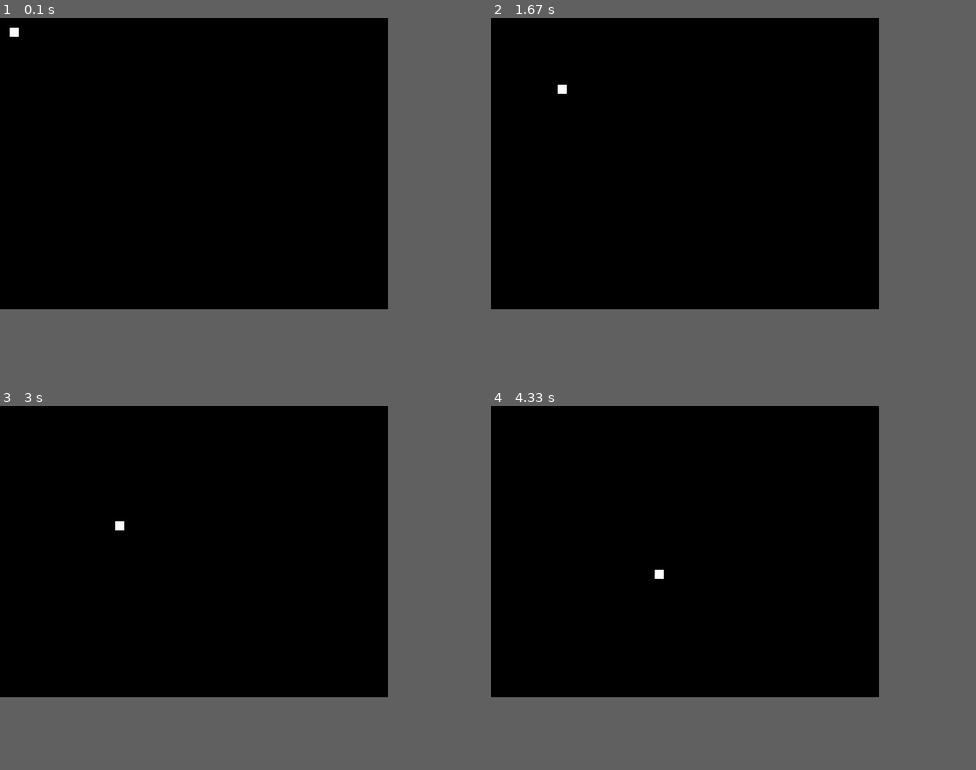
Above: before the commit, frames 1-4 (two rows, left to right).
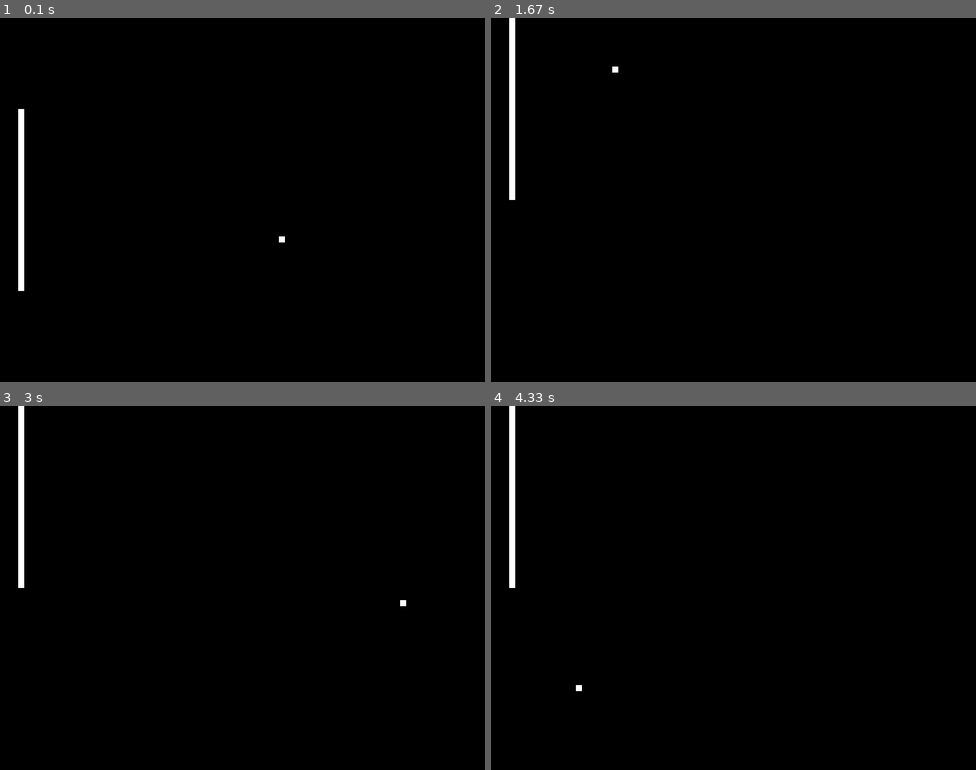
Above: after the commit, the same moments.

Repository: MrKonrados/PythonTraining
Game: pygame game, started from Pygame/Pong/pong.py
The game is run twice, just before and just after one commit, with the same random seed, the same clock (stepped at 60 frames per second) and the same inputs.
Inputs:
- Up to frame 1 (0.1 s): no input
- Up to frame 2 (1.67 s): hold W 0.33-0.8 s; hold S 0.83-1.13 s; hold W 1.17-1.53 s
- Up to frame 3 (3 s): no input
- Up to frame 4 (4.33 s): no input
In our replay, the window is 640x480 before the commit and 800x600 after it. These sizes can differ from the game's own. Grey fills any space a smaller window leaves; there, only what the larger window draws over its background counts as a difference.

The runs differ from the first frame. In frame 1, 0.7% of the frame differs, in the area x 2-59%, y 2-75%; in frame 2, 0.7%; in frame 3, 0.7%; in frame 4, 0.7%.

Commit message:
pong game

Diff:
--- /dev/null
+++ b/Programs/ls.py
@@ -0,0 +1,24 @@
+import os, os.path ,sys
+import time
+if len(sys.argv) == 1:
+    path = os.getcwd()
+else:
+    path = sys.argv[1]
+
+try:
+    listdirs = os.listdir(path)
+except FileNotFoundError:
+    print("Błąd! Plik lub katalog nie istnieje.")
+    exit()
+
+for filename in listdirs:
+    pathname = os.path.join(path, filename)
+    filestat = os.stat(pathname)
+    date = time.strftime("%d.%m.%Y   %H:%M", time.localtime(filestat.st_mtime))
+
+    if not os.path.isfile(pathname):
+        dir = "<DIR>"
+    else:
+        dir = "     "
+    # print(filestat.st_mtime)
+    print("{}  {}  {:20}\t{}".format(date, dir, filestat.st_size, filename))
--- a/Pygame/Pong/ball.py
+++ /dev/null
@@ -1,24 +0,0 @@
-import pygame
-
-
-class Ball(object):
-
-    def __init__(self, x, y, game):
-        self.game = game
-        self.x = x
-        self.y = y
-        self.speed_x = self.speed_y = self.game.BALL_SPEED
-
-    def move(self):
-        if self.x == self.game.B_WIDTH or self.x == 0:
-            self.speed_x *= -1
-        if self.y == self.game.B_HEIGHT or self.y == 0:
-            self.speed_y *= -1
-
-        self.x += self.speed_x
-        self.y += self.speed_y
-
-
-    def draw(self):
-        rect = pygame.Rect(self.x, self.y, self.game.BALL_SIZE, self.game.BALL_SIZE)
-        pygame.draw.rect(self.game.displaySurface, self.game.WHITE, rect)
--- a/Pygame/Pong/paddle.py
+++ /dev/null
@@ -1,15 +0,0 @@
-import pygame
-
-
-class Paddle(object):
-    """A paddle class."""
-    x, y = 0
-
-    def __init__(self, game, x, y):
-        self.game = game
-        self.x = x
-        self.x = y
-
-    def draw(self):
-        rect = pygame.Rect(self.x, self.y, self.game.BALL_SIZE)
-        pygame.draw.rect(self.game.displaySurface, self.game.WHITE, rect)
--- a/Pygame/Pong/pong.py
+++ b/Pygame/Pong/pong.py
@@ -1,50 +1,88 @@
-import sys, pygame
+import pygame
 from pygame.locals import *
-from ball import Ball
 
-class Game(object):
-    # Window width and height
-    W_WIDTH = 640
-    W_HEIGHT = 480
+pygame.init()
 
-    # Board width and height
-    B_WIDTH = W_WIDTH
-    B_HEIGHT = W_HEIGHT
+# Colors
+BLACK = (0, 0, 0)
+WHITE = (255, 255, 255)
 
-    # Paddle width and height
-    PADDLE_WIDTH = 10
-    PADDLE_HEIGHT = 4
+size = width, height = 800, 600
+screen = pygame.display.set_mode(size)
+pygame.display.set_caption("Pong")
 
-    BALL_SIZE = 15
-    BALL_SPEED = 1
 
-    # Colors
-    WHITE = pygame.Color(255, 255, 255)
-    BLACK = pygame.Color(0, 0, 0)
+class Ball(Rect):
+    _stepx = _stepy = 10
 
-    FPS = 60
+    def __init__(self, paddle1):
+        self.x, self.y = screen.get_size()
+        Rect.__init__(self, (self.x / 2, self.y / 2), (10, 10))
+        self.paddles = paddle1
 
-    def __init__(self):
-        pygame.init()
-        fpsClock = pygame.time.Clock()
-        self.displaySurface = pygame.display.set_mode((self.W_WIDTH, self.W_HEIGHT))
-        pygame.display.set_caption("Pong!")
+    def move(self):
+        if self.right > width or self.left < 0:
+            self._stepx *= -1
 
-        self.ball = Ball(10, 10, self)
+        if self.bottom > height or self.top < 0:
+            self._stepy *= -1
 
-        while True:
-            for event in pygame.event.get():
-                if event.type == QUIT:
-                    pygame.quit()
-                    sys.exit()
+        if self.colliderect(self.paddles):
+            self._stepx *= -1
 
-            self.displaySurface.fill(self.BLACK)
-            self.ball.move()
-            self.draw()
-            pygame.display.update()
-            fpsClock.tick(self.FPS)
+        self.x += self._stepx
+        self.y += self._stepy
 
     def draw(self):
-        self.ball.draw()
+        pygame.draw.rect(screen, WHITE, self)
 
-Game()
+
+class Paddle(Rect):
+    def __init__(self):
+        self.x = 30
+        self.y = height / 2
+        Rect.__init__(self, (self.x, self.y), (10, 300))
+        self.centery = self.y
+
+    def move(self, step):
+        print(self.top, self.bottom)
+        if self.top > 0 and self.bottom < height:
+            self.y += step
+
+
+    def draw(self):
+        pygame.draw.rect(screen, WHITE, self)
+
+
+def main():
+    fps = pygame.time.Clock()
+    p1 = Paddle()
+    ball = Ball(p1)
+    step = 0
+    while True:
+        for event in pygame.event.get():
+            if event.type == QUIT:
+                return
+            if event.type == KEYDOWN:
+                if event.key == K_w:
+                    print(event.type)
+                    step = -10
+                if event.key == K_s:
+                    print(event.type)
+                    step = 10
+            if event.type == KEYUP:
+                step = 0
+
+        screen.fill(BLACK)
+
+        p1.move(step)
+        ball.move()
+
+        p1.draw()
+        ball.draw()
+
+        pygame.display.flip()
+        fps.tick(60)
+
+
+if __name__ == "__main__": main()
--- /dev/null
+++ b/Pygame/Snake/snake.py
@@ -0,0 +1,54 @@
+import pygame
+from pygame.locals import *
+
+pygame.init()
+
+# window size
+WIDTH = 800
+HEIGHT = 600
+
+FPS = 30
+
+# colors
+BLACK = (0, 0, 0)
+WHITE = (255, 255, 255)
+
+
+class SnakeElement(pygame.sprite.Sprite):
+    def __init__(self, x, y):
+        super().__init__()
+        self.image = pygame.Surface((10, 10))
+        self.image.fill(WHITE)
+        self.rect = self.image.get_rect()
+        self.rect.x = x
+        self.rect.y = y
+
+    def update(self):
+        self.rect.x += 1
+
+screen = pygame.display.set_mode((WIDTH, HEIGHT))
+pygame.display.set_caption("Snake")
+
+game_speed = pygame.time.Clock()
+is_running = True
+
+
+sprites = pygame.sprite.Group()
+for i in range(5):
+    sprites.add(SnakeElement(10*i,10))
+
+while is_running:
+    for event in pygame.event.get():
+        if event.type == QUIT:
+            is_running = False
+
+    screen.fill(BLACK)
+
+    sprites.update()
+    sprites.draw(screen)
+
+    pygame.display.flip()
+    game_speed.tick(FPS)
+
+pygame.quit()
+exit()
